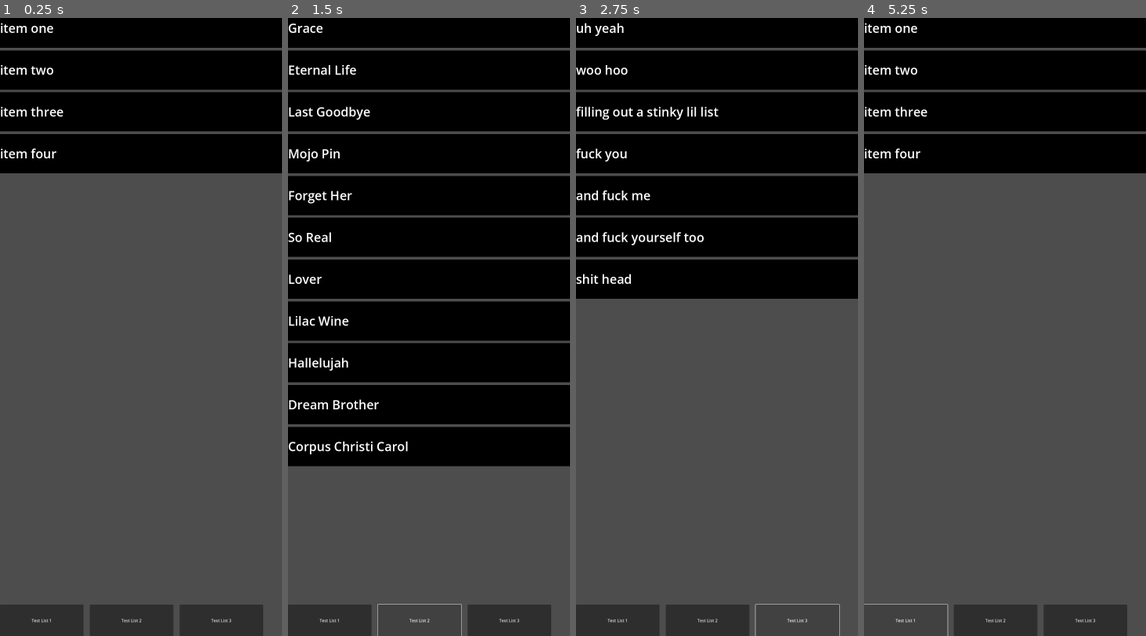
Above: before the commit, frames 1-4 (left to right).
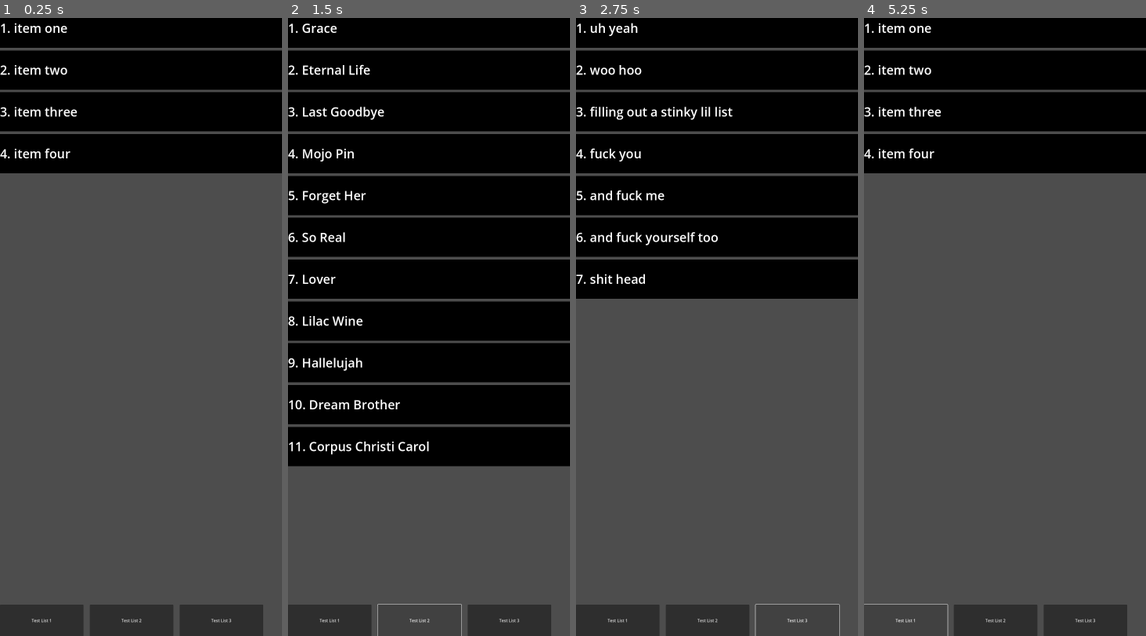
Above: after the commit, the same moments.

Repository: POtOSoftware/rankmanplusplus
Game: Godot game, scene res://Scenes/ListScene/ListScene.tscn
Same seed, same stepped clock (60 frames per second), same inputs: the game is played once before the commit and once after it. The project has no main scene, so this scene is started directly.
Inputs:
- Up to frame 1 (0.25 s): no input
- Up to frame 2 (1.5 s): click "Test List 1" at 0.5 s; click "Test List 2" at 1.25 s
- Up to frame 3 (2.75 s): click "Test List 3" at 2 s
- Up to frame 4 (5.25 s): click "Test List 1" at 2.75 s; click "Test List 2" at 3.5 s; click "Test List 3" at 4.25 s; click "Test List 1" at 5 s

The runs differ from the first frame. In frame 1, 1.0% of the frame differs, in the area x 0-28%, y 0-23%; in frame 2, 2.9%, in the area x 0-50%, y 0-71%; in frame 3, 2.2%; in frame 4, 1.0%.

Commit message:
display rank index

Diff:
--- a/Global/AppManager.gd
+++ b/Global/AppManager.gd
@@ -4,8 +4,8 @@
 
 var list_container = null
 
-func create_list_item(_text: String):
+func create_list_item(_text: String, _index: int):
 	var ListItemInstance = pre_ListItem.instantiate()
 
 	list_container.add_child(ListItemInstance)
-	ListItemInstance.initialize(_text)
+	ListItemInstance.initialize(_text, _index)
--- a/Prefabs/ListItem/list_item.gd
+++ b/Prefabs/ListItem/list_item.gd
@@ -2,6 +2,6 @@
 
 @onready var item_label: Node = $Label
 
-func initialize(_text: String):
-	item_label.text = _text
+func initialize(_text: String, _index: int):
+	item_label.text = str(_index) + ". " + _text
 	self.custom_minimum_size = Vector2(1080, 150)
--- a/Scenes/ListScene/list_scene.gd
+++ b/Scenes/ListScene/list_scene.gd
@@ -20,7 +20,8 @@
 
 	for item in _input_list:
 		print("CREATING ITEM " + item)
-		AppManager.create_list_item(item)
+		var list_index = _input_list.find(item, 0) + 1
+		AppManager.create_list_item(item, list_index)
 
 	print("REFRESH COMPLETE")
 
